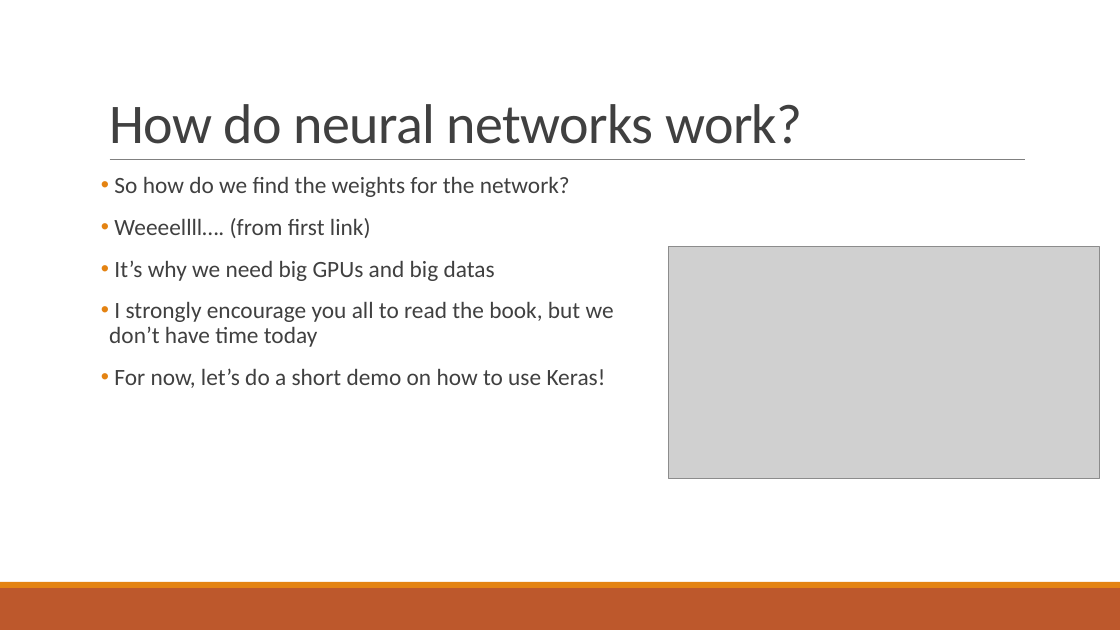
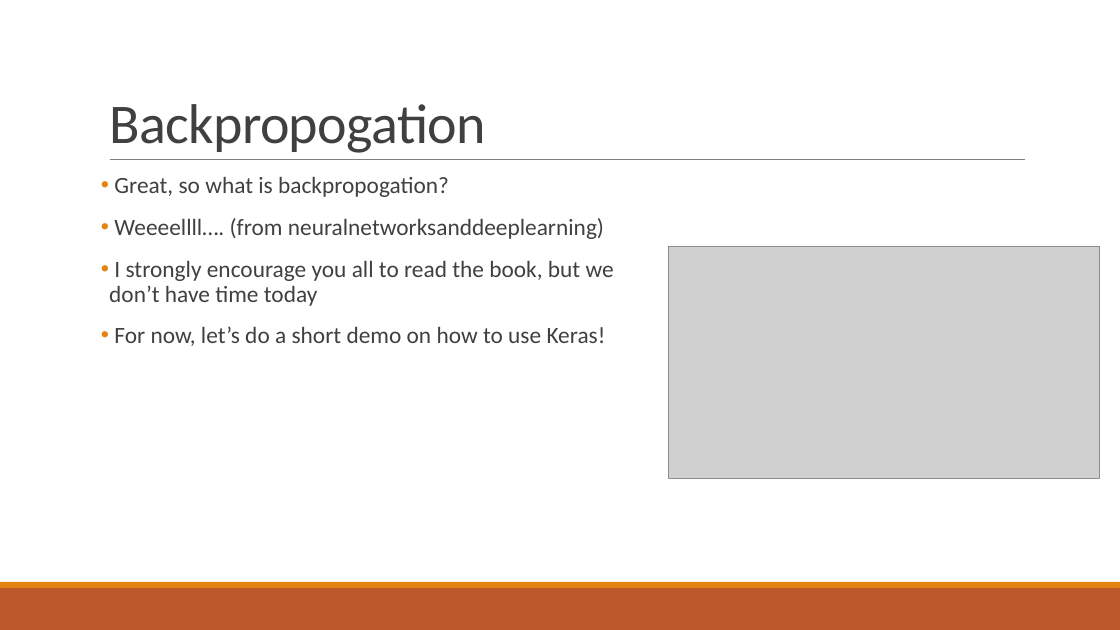
Before and after one commit to santacml/Keras_Talk_IEEE, a slide deck: slide 24 of Talk Files/Yet Another Neural Network Intro (YANNI).pptx (slide 20 before the commit). Drawn at 1120x630 pixels with LibreOffice and Linux fonts; fonts in the diff are those of the drawing; grey boxes stand for pictures. Boxes give left, top, right and bottom in pixels: in the first picture for what was removed or moved away, otherwise in the second. Text is boxed around its words. In the diff, an @@ line names an element or a change of style, - is before the commit and + after.

Commit message:
update to include backprop

```diff
--- a/Talk Files/Yet Another Neural Network Intro (YANNI).pptx
+++ b/Talk Files/Yet Another Neural Network Intro (YANNI).pptx
@@ title at (109,104,486,153): text changed @@
-How do neural networks work?
+Backpropogation
@@ text at (114,177,604,239): text changed @@
-• So how do we find the weights for the network?
-• Weeeellll…. (from first link)
-• It’s why we need big GPUs and big datas
+• Great, so what is backpropogation?
+• Weeeellll…. (from neuralnetworksanddeeplearning)
```
Also in this commit, not shown: 14 other slides changed, 4 slides added.
